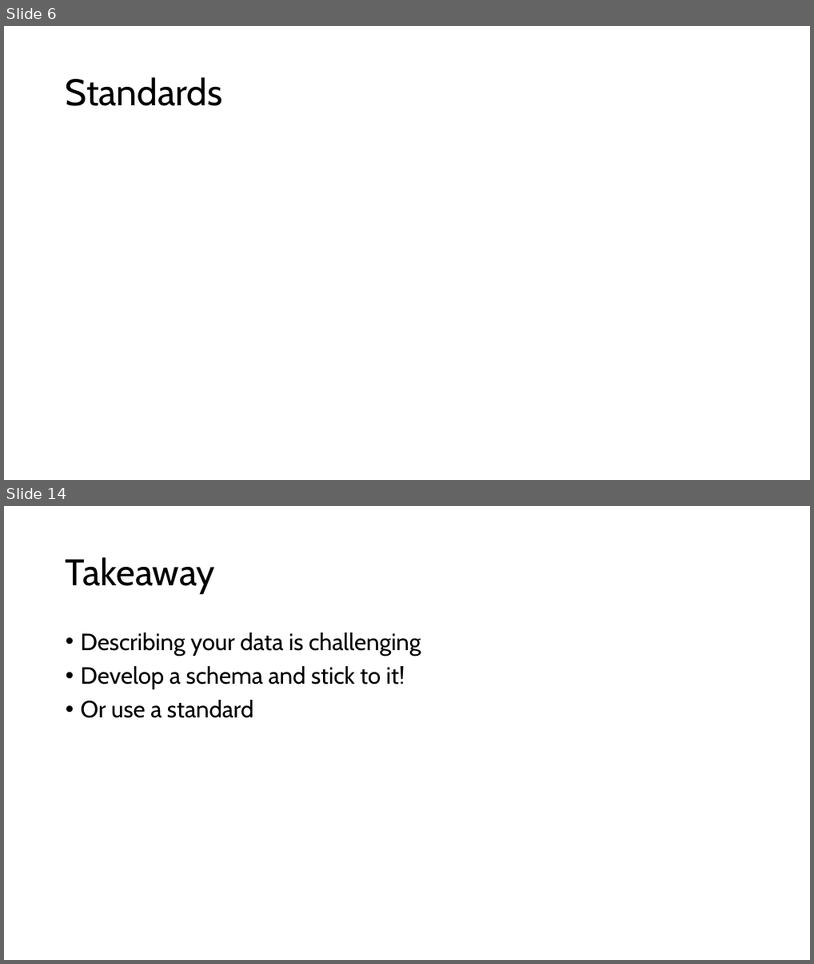
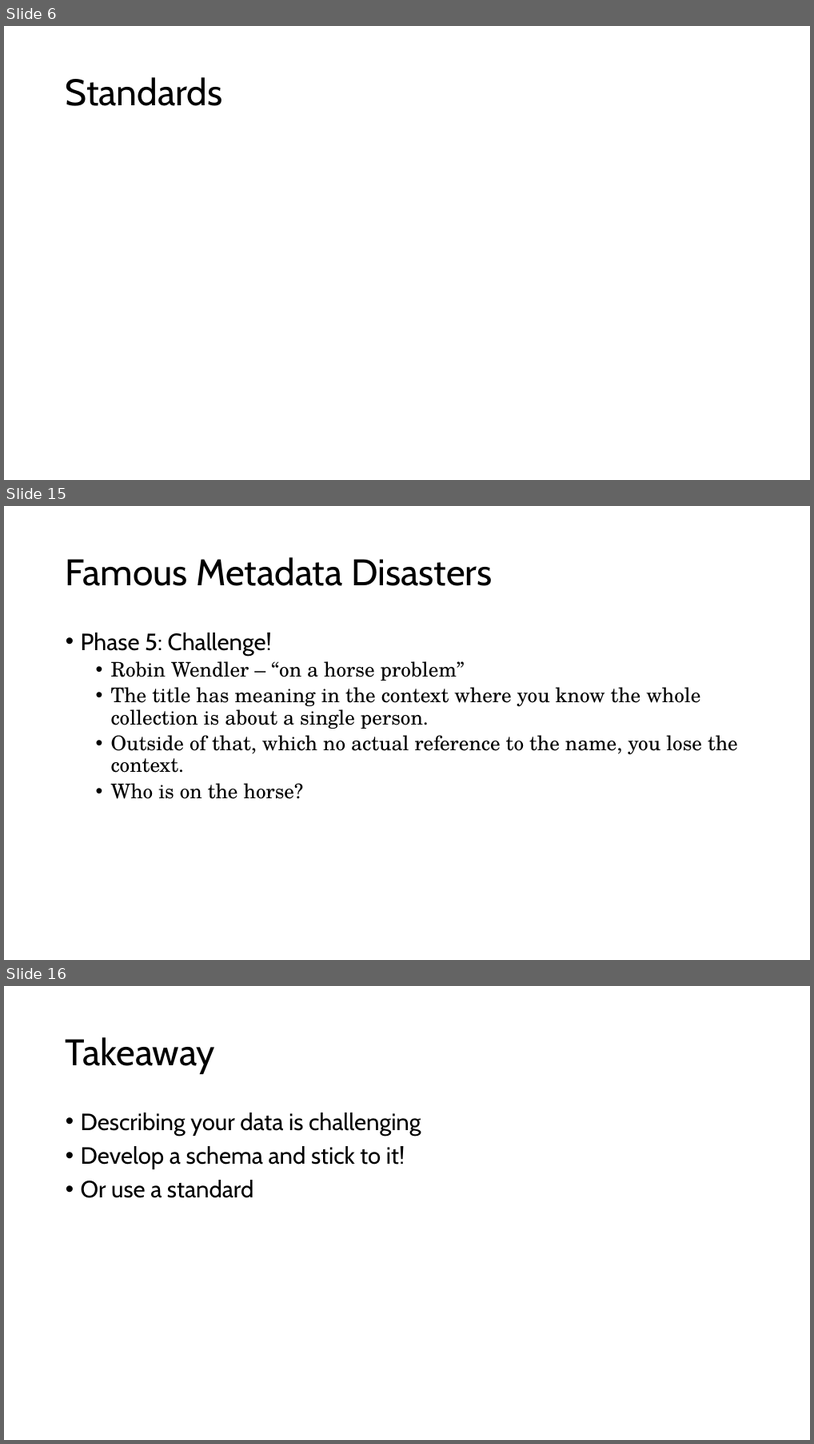
Before and after one commit to walshbr/data-for-the-rest-of-us, a slide deck: resources/week-3/description.pptx. Shown one above the other, each under a label of ours: slides 6 and 14 before the commit, slides 6, 15 and 16 after it; the slides between them are not shown. The pictures are 814x964 and 814x1444 pixels, drawn with LibreOffice and Linux fonts; fonts in the diff are those of the drawing; background and template pictures are left out. Boxes give left, top, right and bottom in pixels: in the first picture for what was removed or moved away, otherwise in the second. Text is boxed around its words. In the diff, an @@ line names an element or a change of style, - is before the commit and + after.

```diff
--- a/resources/week-3/description.pptx
+++ b/resources/week-3/description.pptx
@@ slide 15 added at (x1=4, y1=506, x2=810, y2=960), background #FFFFFF @@
@@ title added at (x1=66, y1=557, x2=493, y2=586), 44 pt, text #000000 @@
+Famous Metadata Disasters
@@ text added at (x1=81, y1=632, x2=738, y2=799), 24 pt, text #000000 @@
+• Phase 5: Challenge!
+  • Robin Wendler – “on a horse problem”
+  • The title has meaning in the context where you know the whole collection is about a single person.
+  • Outside of that, which no actual reference to the name, you lose the context.
+  • Who is on the horse?
@@ what was slide 14 is now slide 16 @@
```
Also in this commit, not shown: 6 slides changed, 2 other slides added, 1 slide removed.
